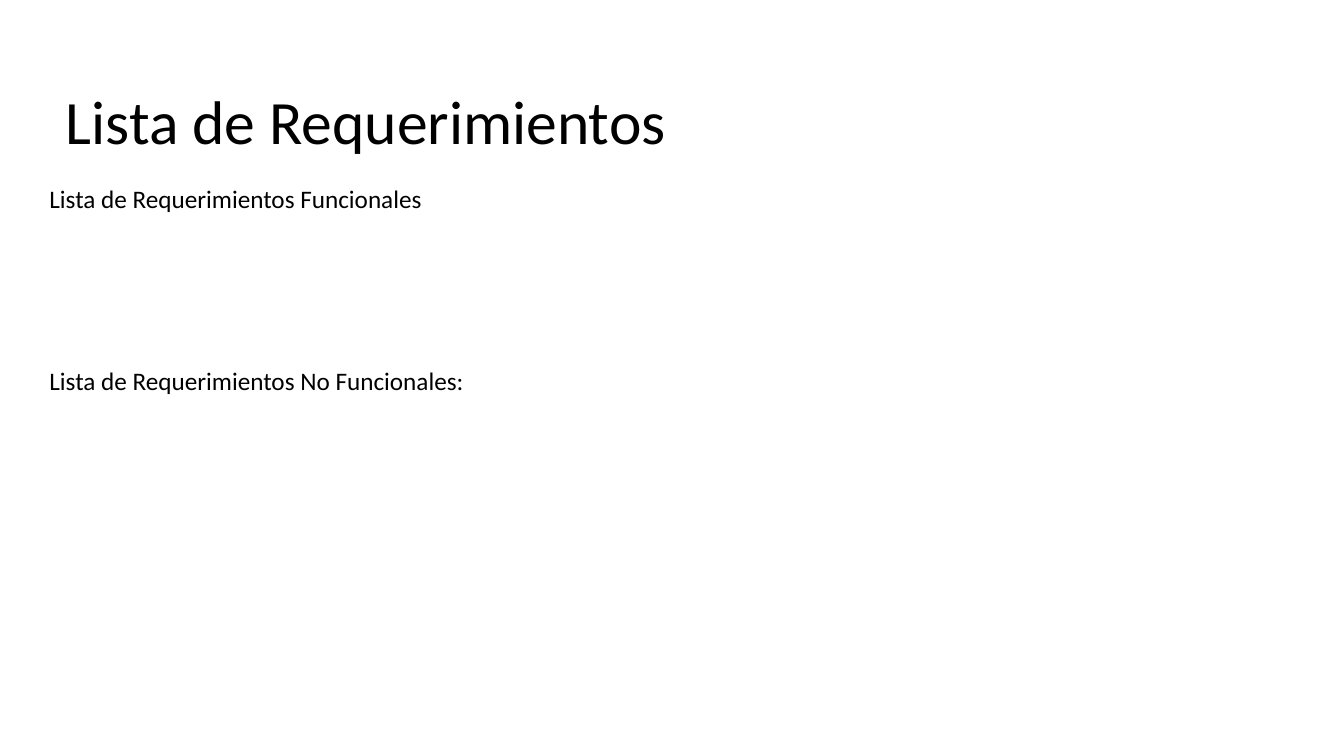
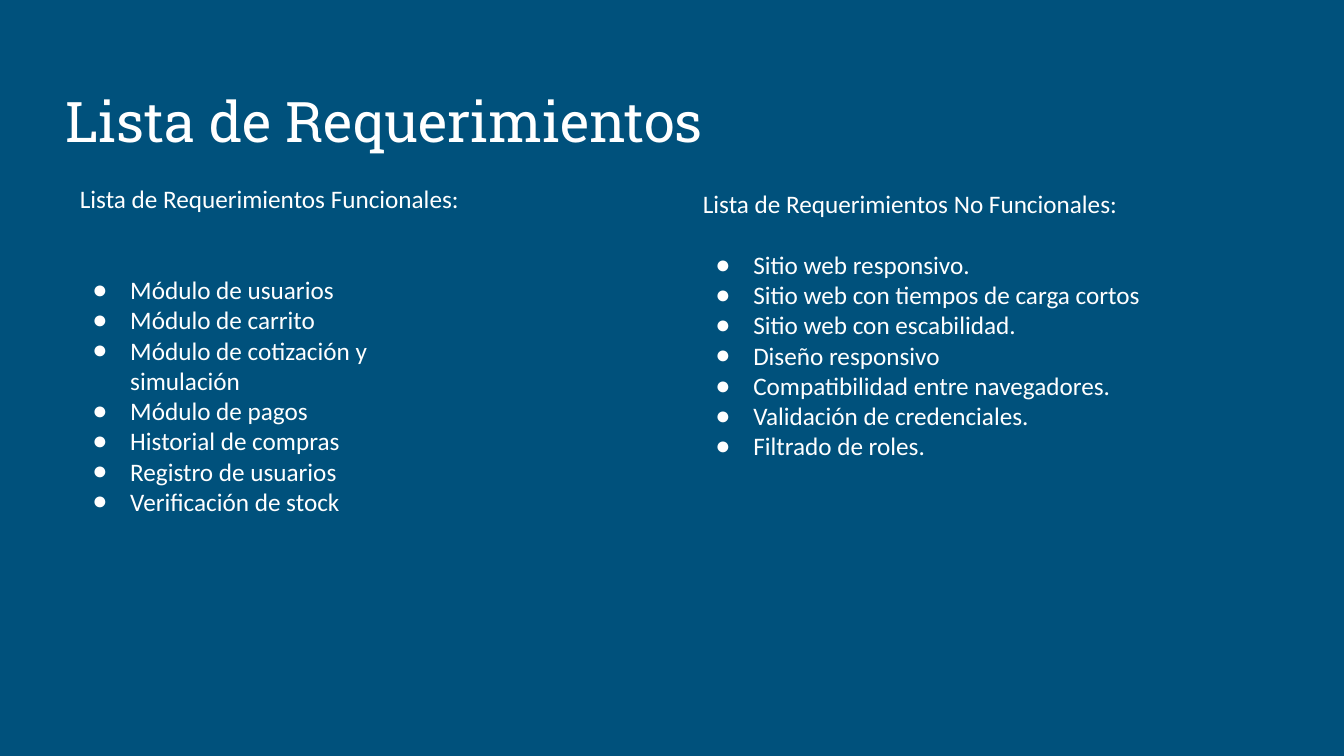
Before and after one commit to RashRiper/Proyecto-WEBNOVA, a slide deck: slide 5 of Fase_1.0/IT1-Estructura Presentación-Portafolio de Título Ing.Informática.pptx. Drawn at 1344x756 pixels with LibreOffice and Linux fonts; fonts in the diff are those of the drawing; background and template pictures are left out. Boxes give left, top, right and bottom in pixels: in the first picture for what was removed or moved away, otherwise in the second. Text is boxed around its words. In the diff, an @@ line names an element or a change of style, - is before the commit and + after.

```diff
--- a/Fase_1.0/IT1-Estructura Presentación-Portafolio de Título Ing.Informática.pptx
+++ b/Fase_1.0/IT1-Estructura Presentación-Portafolio de Título Ing.Informática.pptx
@@ background picture (left out) to #00517C @@
@@ title "Lista de Requerimientos" at bbox=[66, 99, 702, 154]: size 44 to 40 pt, font Calibri to Roboto Slab, text colour #000000 to #FFFFFF @@
@@ text removed at bbox=[49, 190, 464, 394] @@
-Lista de Requerimientos Funcionales
-Lista de Requerimientos No Funcionales:
@@ text added at bbox=[80, 190, 459, 512], 18 pt, text #FFFFFF @@
+Lista de Requerimientos Funcionales:
+● Módulo de usuarios
+● Módulo de carrito
+● Módulo de cotización y simulación
+● Módulo de pagos
+● Historial de compras
+● Registro de usuarios
+● Verificación de stock
@@ text added at bbox=[703, 195, 1140, 456], 18 pt, text #FFFFFF @@
+Lista de Requerimientos No Funcionales:
+● Sitio web responsivo.
+● Sitio web con tiempos de carga cortos
+● Sitio web con escabilidad.
+● Diseño responsivo
+● Compatibilidad entre navegadores.
+● Validación de credenciales.
+● Filtrado de roles.
```
Also in this commit, not shown: 11 other slides changed, 1 slide added, 1 slide removed, 7 other files.
